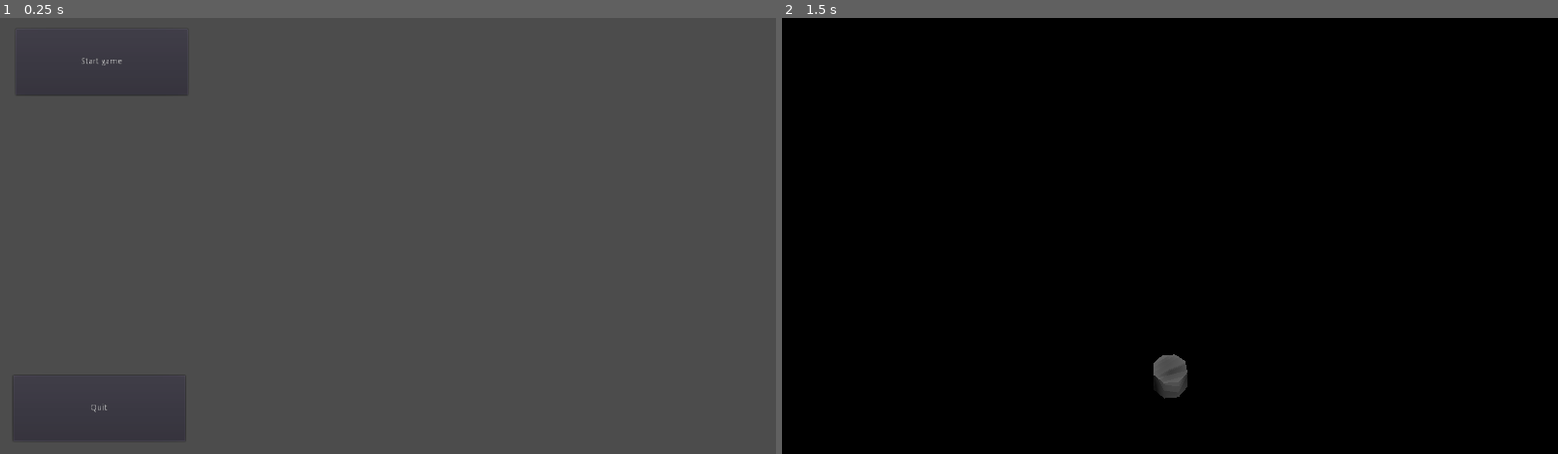
Above: before the commit, frames 1-2 (left to right).
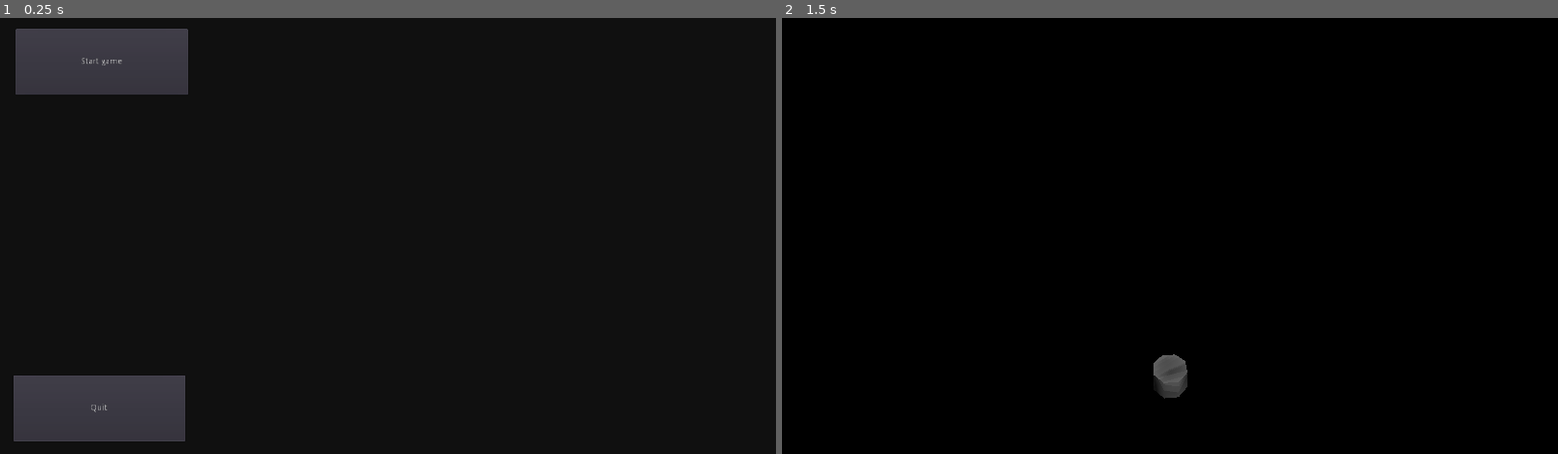
Above: after the commit, the same moments.

Repository: toolness/cat-in-the-coop
Game: Godot game, scene res://Menu.tscn
Two runs of this game, one before a commit and one after it. Both use one fixed random seed, a clock stepped at 60 frames per second and the inputs below. This scene is started directly instead of the project's main scene.
Inputs (mouse positions are in pixels of both pictures, inside the frame that each line leads up to):
- Up to frame 1 (0.25 s): no input
- Up to frame 2 (1.5 s): click "Start game" at 0.5 s; tap Enter at 1.25 s; move the mouse to (1208, 236) at 1.27 s; hold W (movement_forward) from 1.28 s (still down); click (1208, 236) at 1.35 s

The runs differ from the first frame. In frame 1, 93% of the frame differs, in the area x 0-100%, y 0-100%; in frame 2, nothing differs.

Commit message:
Add a mostly-opaque menu background.

Diff:
--- a/Menu.tscn
+++ b/Menu.tscn
@@ -3,7 +3,17 @@
 [ext_resource path="res://Menu.gd" type="Script" id=1]
 
 [node name="Menu" type="Control"]
+anchor_right = 1.0
+anchor_bottom = 1.0
 script = ExtResource( 1 )
+__meta__ = {
+"_edit_use_anchors_": false
+}
+
+[node name="ColorRect" type="ColorRect" parent="."]
+anchor_right = 1.0
+anchor_bottom = 1.0
+color = Color( 0, 0, 0, 0.784314 )
 __meta__ = {
 "_edit_use_anchors_": false
 }
